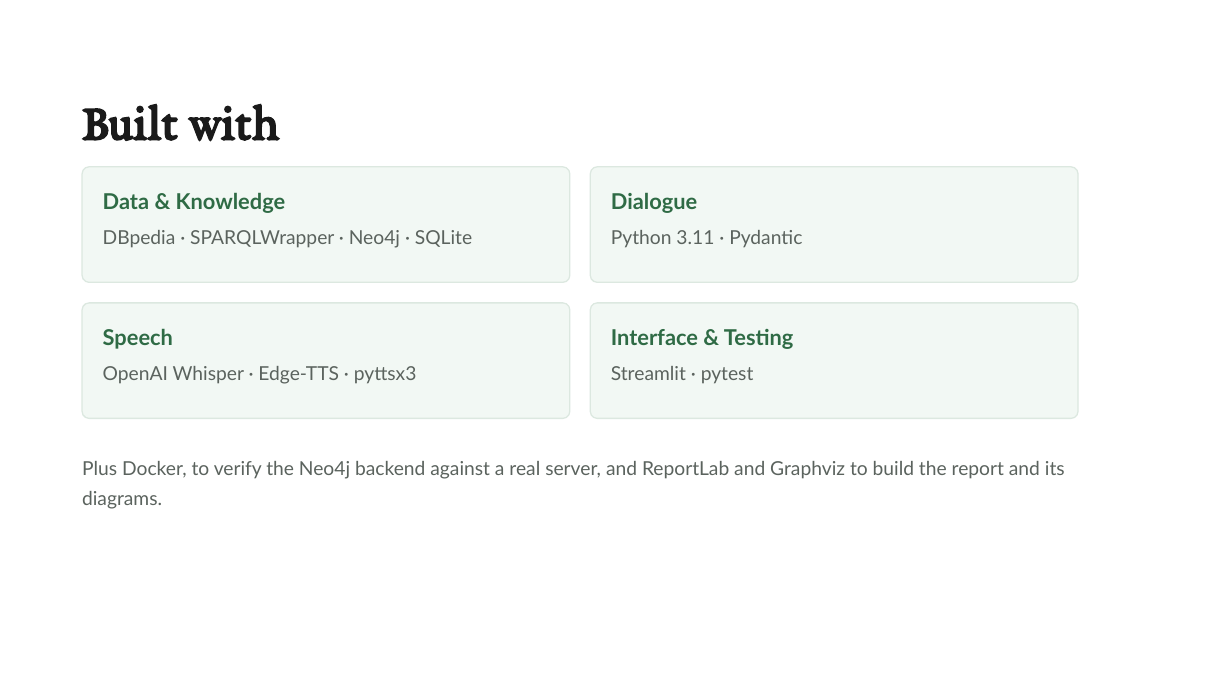
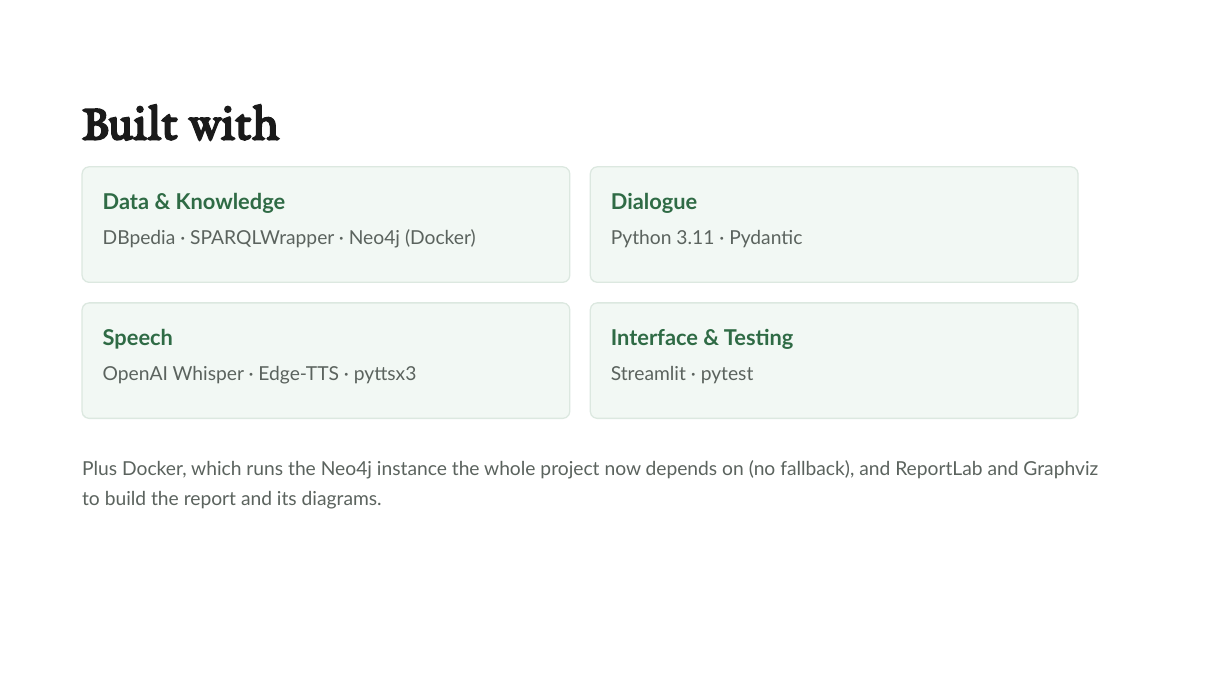
Before and after one commit to Mahdi-Miri/NLP-Project, a slide deck: slide 6 of presentation.pptx. Drawn at 1232x693 pixels with LibreOffice and Linux fonts; fonts in the diff are those of the drawing. Boxes give left, top, right and bottom in pixels: in the first picture for what was removed or moved away, otherwise in the second. Text is boxed around its words. In the diff, an @@ line names an element or a change of style, - is before the commit and + after.

```diff
--- a/presentation.pptx
+++ b/presentation.pptx
@@ text at [103,229,476,248]: text changed @@
-DBpedia · SPARQLWrapper · Neo4j · SQLite
+DBpedia · SPARQLWrapper · Neo4j (Docker)
@@ text at [82,460,1098,509]: text changed @@
-Plus Docker, to verify the Neo4j backend against a real server, and ReportLab and Graphviz to build the report and its diagrams.
+Plus Docker, which runs the Neo4j instance the whole project now depends on (no fallback), and ReportLab and Graphviz to build the report and its diagrams.
```
Also in this commit, not shown: 4 other slides changed, 1 slide added, 30 other files.
